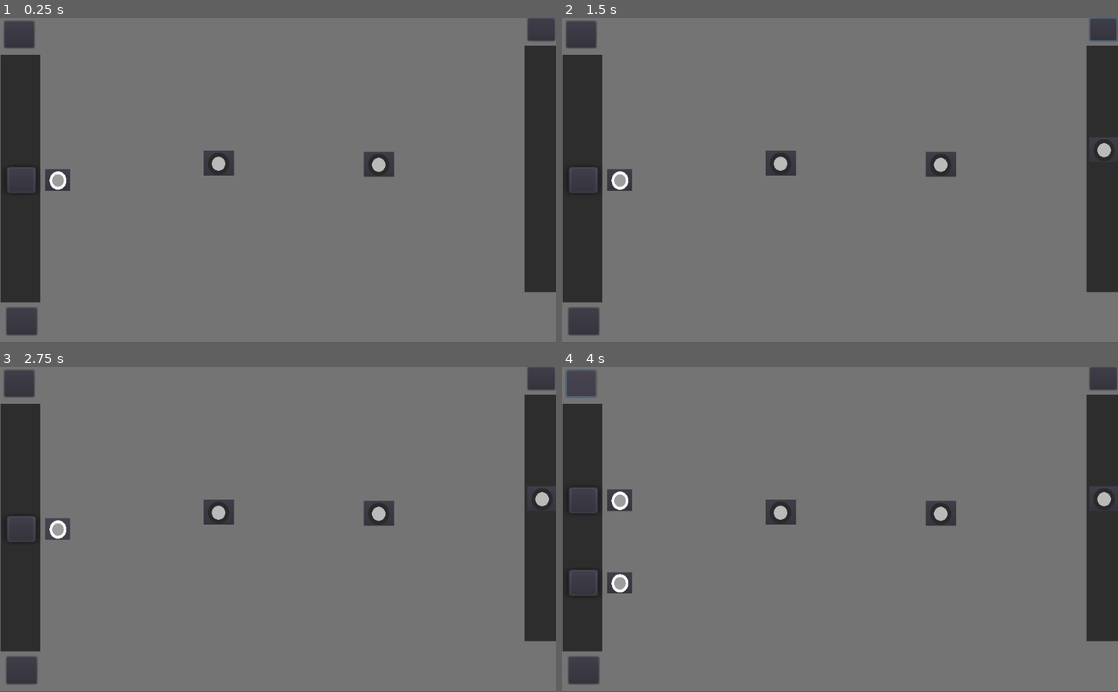
Above: before the commit, frames 1-4 (two rows, left to right).
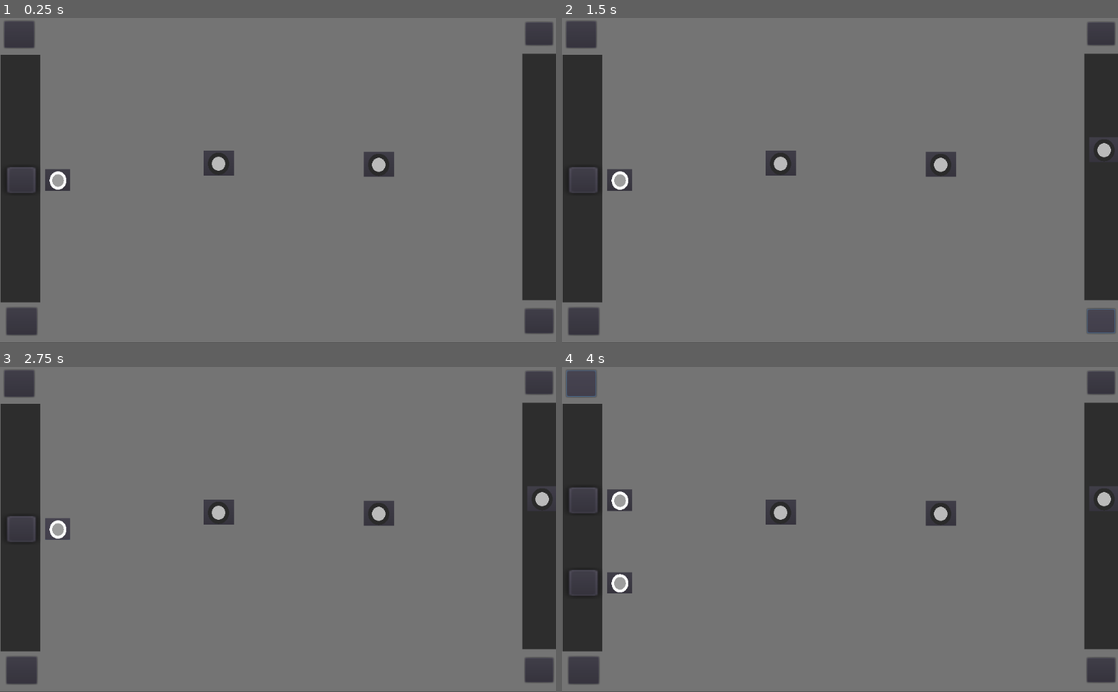
Above: after the commit, the same moments.

Repository: Boyquotes/Logic_Gates
Game: Godot game, scene res://board.tscn
Same seed, same stepped clock (60 frames per second), same inputs: the game is played once before the commit and once after it. This scene is started directly instead of the project's main scene.
Inputs (mouse positions are in pixels of both pictures, inside the frame that each line leads up to; where the layout moved, square brackets give the same spot in the first picture):
- Up to frame 1 (0.25 s): no input
- Up to frame 2 (1.5 s): click (1101, 34) [1101, 31] at 0.5 s; click (1101, 320) at 1.27 s
- Up to frame 3 (2.75 s): click (55, 529) at 2 s
- Up to frame 4 (4 s): click (617, 529) at 2.75 s; click (578, 383) at 3.5 s

The runs differ from the first frame. In frame 1, 1.3% of the frame differs, in the area x 93-100%, y 0-98%; in frame 2, 1.3%; in frame 3, 1.3%; in frame 4, 1.3%.

Commit message:
added option to remove output buttons

Diff:
--- a/board.gd
+++ b/board.gd
@@ -21,3 +21,10 @@
 	reposition_buttons()
 
 	print(new_output.get_name())
+
+
+func _on_remove_output_pressed():
+		if num_outputs > 6:
+			self.remove_child(self.get_child(num_outputs))
+			num_outputs -= 1
+			reposition_buttons()
--- a/board.tscn
+++ b/board.tscn
@@ -23,10 +23,10 @@
 margin_bottom = 532.729
 
 [node name="output_board" parent="." instance=ExtResource( 1 )]
-margin_left = 970.068
-margin_top = 58.513
-margin_right = 1035.07
-margin_bottom = 513.513
+margin_left = 966.292
+margin_top = 73.615
+margin_right = 1031.29
+margin_bottom = 528.615
 
 [node name="plug" parent="." instance=ExtResource( 3 )]
 margin_left = 674.3
@@ -40,12 +40,22 @@
 margin_right = 1927.38
 margin_bottom = 1411.38
 
-[node name="add_output" type="Button" parent="."]
-margin_left = 976.056
-margin_top = 8.28063
-margin_right = 1026.06
-margin_bottom = 50.2806
+[node name="remove_output" type="Button" parent="."]
+margin_left = 971.0
+margin_top = 545.0
+margin_right = 1023.0
+margin_bottom = 590.0
 __meta__ = {
 "_edit_use_anchors_": false
 }
+
+[node name="add_output" type="Button" parent="."]
+margin_left = 972.281
+margin_top = 15.8316
+margin_right = 1022.28
+margin_bottom = 57.8316
+__meta__ = {
+"_edit_use_anchors_": false
+}
+[connection signal="pressed" from="remove_output" to="." method="_on_remove_output_pressed"]
 [connection signal="pressed" from="add_output" to="." method="_on_add_output_pressed"]
